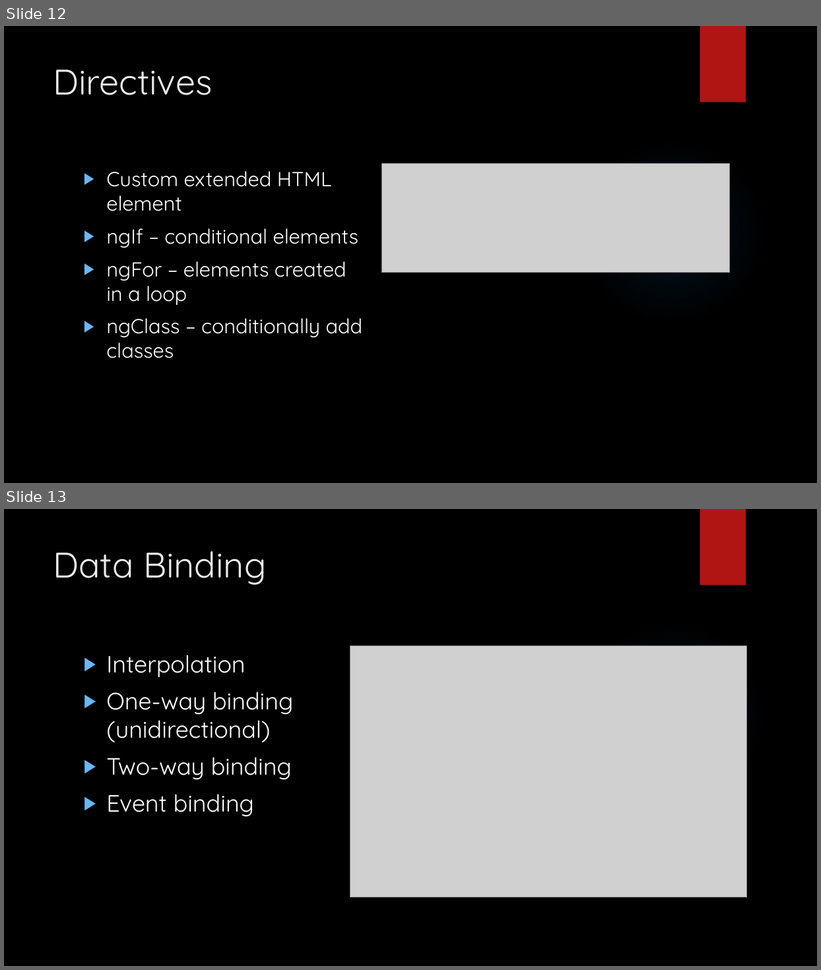
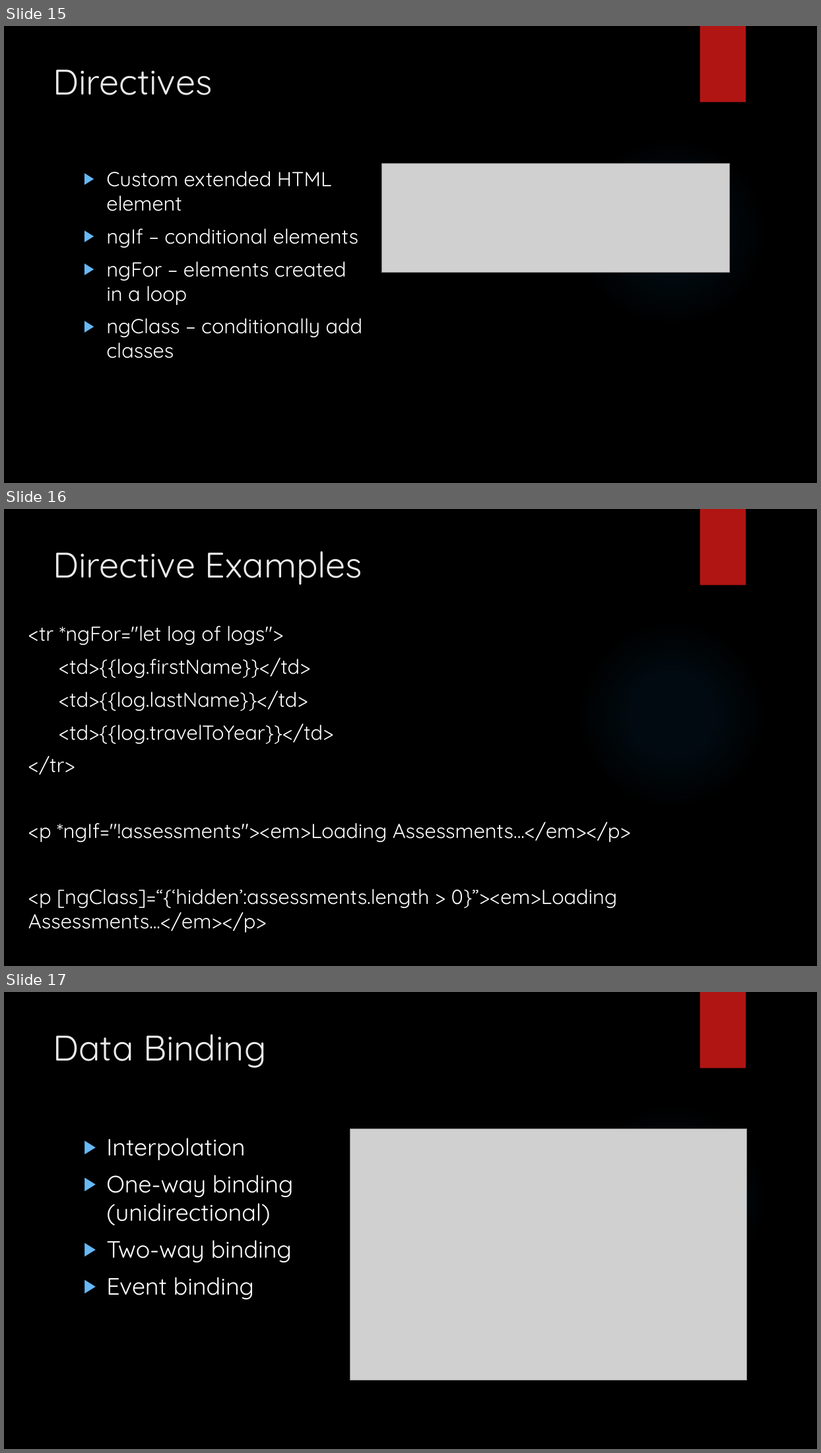
Before and after one commit to LogolsLLC/Logols-May2018, a slide deck: Slides/08_Angular_TrainingPlan.pptx. Shown one above the other, each under a label of ours: slides 12 and 13 before the commit, slides 15, 16 and 17 after it. The pictures are 821x970 and 821x1453 pixels, drawn with LibreOffice and Linux fonts; fonts in the diff are those of the drawing; grey boxes stand for pictures; background and template pictures are left out. Boxes give left, top, right and bottom in pixels: in the first picture for what was removed or moved away, otherwise in the second. Text is boxed around its words. In the diff, an @@ line names an element or a change of style, - is before the commit and + after.

```diff
--- a/Slides/08_Angular_TrainingPlan.pptx
+++ b/Slides/08_Angular_TrainingPlan.pptx
@@ slide 16 added at (x1=4, y1=509, x2=817, y2=966), background picture (left out); not listed: 2 template elements that a slide beside it also shows @@
@@ title added at (x1=54, y1=551, x2=362, y2=585), 42 pt, text #EBEBEB @@
+Directive Examples
@@ text added at (x1=28, y1=626, x2=631, y2=933), 24 pt, text #FFFFFF @@
+<tr *ngFor="let log of logs">
+<td>{{log.firstName}}</td>
+<td>{{log.lastName}}</td>
+<td>{{log.travelToYear}}</td>
+</tr>
+<p *ngIf="!assessments"><em>Loading Assessments...</em></p>
+<p [ngClass]=“{‘hidden’:assessments.length > 0}”><em>Loading Assessments...</em></p>
@@ what was slide 12 is now slide 15 @@
@@ what was slide 13 is now slide 17 @@
```
Also in this commit, not shown: 1 slide changed, 4 other slides added, 8 other files.
